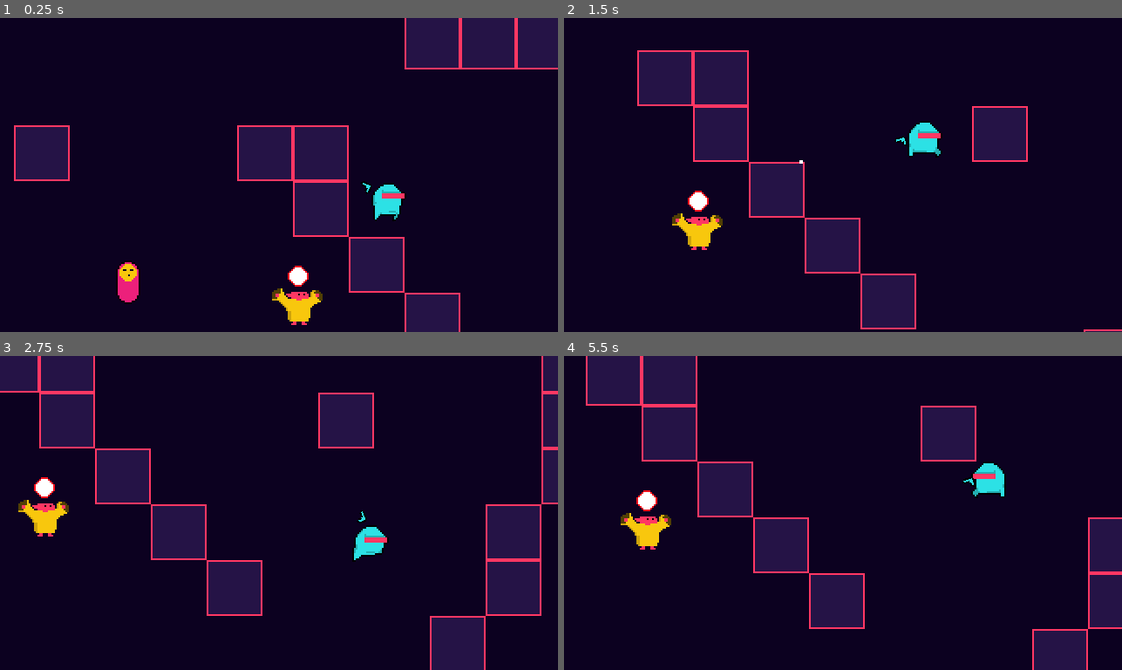
Above: before the commit, frames 1-4 (two rows, left to right).
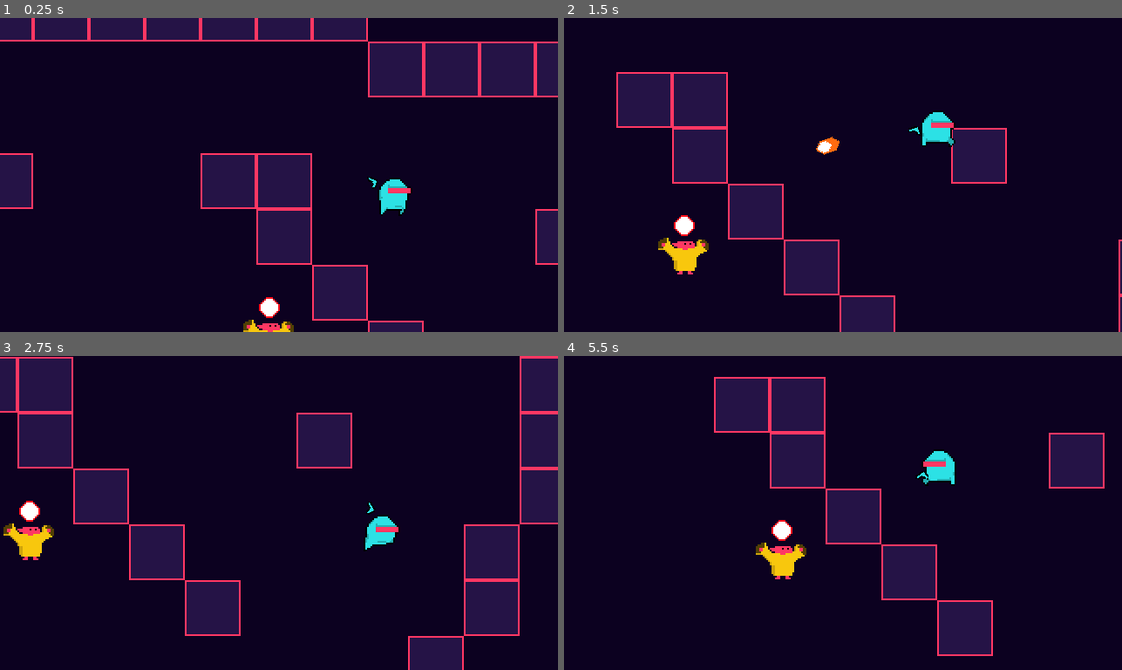
Above: after the commit, the same moments.

Repository: GregCK/RetroGun
Game: Godot game, scene res://World.tscn
The game is run twice, just before and just after one commit, with the same random seed, the same clock (stepped at 60 frames per second) and the same inputs.
Inputs (mouse positions are in pixels of both pictures, inside the frame that each line leads up to):
- Up to frame 1 (0.25 s): no input
- Up to frame 2 (1.5 s): move the mouse to (965, 159) at 0.52 s; press the mouse at (965, 159) at 0.53 s; hold D (right) 0.53-1.28 s; move the mouse to (731, 190) at 1.27 s; release the mouse at (731, 190) at 1.28 s; hold S (down) from 1.28 s (still down); click (731, 190) at 1.35 s
- Up to frame 3 (2.75 s): move the mouse to (334, 443) at 2.02 s; release S (down) at 2.03 s; press the mouse at (334, 443) at 2.03 s; hold D (right) from 2.03 s (still down)
- Up to frame 4 (5.5 s): move the mouse to (815, 575) at 2.77 s; release D (right) at 2.78 s; release the mouse at (815, 575) at 2.78 s; hold W (up) 2.78-3.53 s; click (815, 575) at 2.85 s; move the mouse to (1010, 560) at 3.52 s; press the mouse at (1010, 560) at 3.53 s; hold A (left) 3.53-5.03 s; move the mouse to (675, 465) at 4.27 s; release the mouse at (675, 465) at 4.28 s; click (675, 465) at 4.35 s; move the mouse to (870, 513) at 5.02 s; press the mouse at (870, 513) at 5.03 s; hold S (down) from 5.03 s (still down)

The runs differ from the first frame. In frame 1, 28% of the frame differs, in the area x 0-100%, y 0-100%; in frame 2, 17%; in frame 3, 22%; in frame 4, 30%, in the area x 3-100%, y 0-100%.

Commit message:
created can_see_player function

Diff:
--- a/Enemies/Enemy.gd
+++ b/Enemies/Enemy.gd
@@ -6,9 +6,14 @@
 onready var stats = $Stats
 
 var parent = null
+var player : Player = null
 
 func _ready():
 	parent = get_parent()
+	yield(get_tree(), "idle_frame")
+	yield(get_tree(), "idle_frame")
+	yield(get_tree(), "idle_frame")
+	yield(get_tree(), "idle_frame")
 
 
 func _on_Hurtbox_area_entered(area):
@@ -23,3 +28,8 @@
 	parent.add_child(effect)
 
 	queue_free()
+
+
+
+func set_player(p):
+	player = p
--- a/Enemies/Goblin.gd
+++ b/Enemies/Goblin.gd
@@ -21,7 +21,7 @@
 }
 
 var current_state : int = -1 setget set_state
-var player : Player = null
+
 
 # Called when the node enters the scene tree for the first time.
 func _ready():
@@ -31,6 +31,9 @@
 
 
 func _physics_process(delta):
+	if player != null:
+		can_see_player()
+
 	match current_state:
 		State.PATROL:
 			pass
@@ -38,6 +41,15 @@
 			pass
 		State.SHOOT:
 			pass
+
+func can_see_player():
+	var player_pos = player.get_global_position()
+	var ray_pos = playerCast.get_global_position()
+	var ray_vector = player_pos - ray_pos
+	playerCast.set_cast_to(ray_vector)
+	var coll = playerCast.get_collider()
+
+
 
 func set_state(new_state: int):
 	if new_state == current_state:
--- a/Enemies/Goblin.tscn
+++ b/Enemies/Goblin.tscn
@@ -104,6 +104,7 @@
 [node name="BlinkAnimationPlayer" parent="." instance=ExtResource( 5 )]
 
 [node name="PlayerDetectionZone" type="Area2D" parent="."]
+visible = false
 monitoring = false
 monitorable = false
 collision_layer = 0
--- a/Player/Player.gd
+++ b/Player/Player.gd
@@ -13,6 +13,10 @@
 const FRICTION = 500
 
 var velocity = Vector2.ZERO
+
+func _ready():
+	yield(get_tree(), "idle_frame")
+	get_tree().call_group("enemies", "set_player", self)
 
 func _physics_process(delta):
 	move_state(delta)
--- a/World.tscn
+++ b/World.tscn
@@ -1,8 +1,7 @@
-[gd_scene load_steps=8 format=2]
+[gd_scene load_steps=7 format=2]
 
 [ext_resource path="res://Player/Player.tscn" type="PackedScene" id=1]
 [ext_resource path="res://Assets/Tile2.png" type="Texture" id=2]
-[ext_resource path="res://Enemies/PillarGuy.tscn" type="PackedScene" id=3]
 [ext_resource path="res://Enemies/Goblin.tscn" type="PackedScene" id=4]
 
 [sub_resource type="NavigationPolygon" id=1]
@@ -47,10 +46,7 @@
 [node name="YSort" type="YSort" parent="."]
 
 [node name="Player" parent="YSort" instance=ExtResource( 1 )]
-position = Vector2( 85.7197, -84.1322 )
-
-[node name="PillarGuy" parent="YSort" instance=ExtResource( 3 )]
-position = Vector2( -62.7024, -38.0976 )
+position = Vector2( 110.324, -103.181 )
 
 [node name="Goblin" parent="YSort" instance=ExtResource( 4 )]
-position = Vector2( 34.129, -30.5574 )
+position = Vector2( 38.0975, -28.97 )
